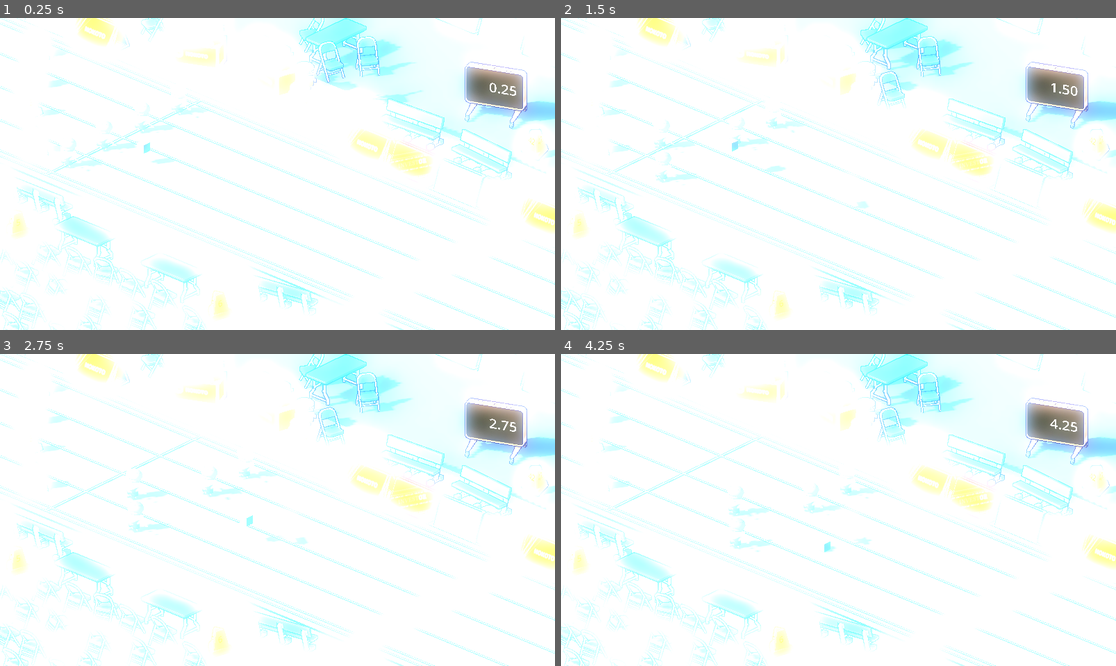
Above: before the commit, frames 1-4 (two rows, left to right).
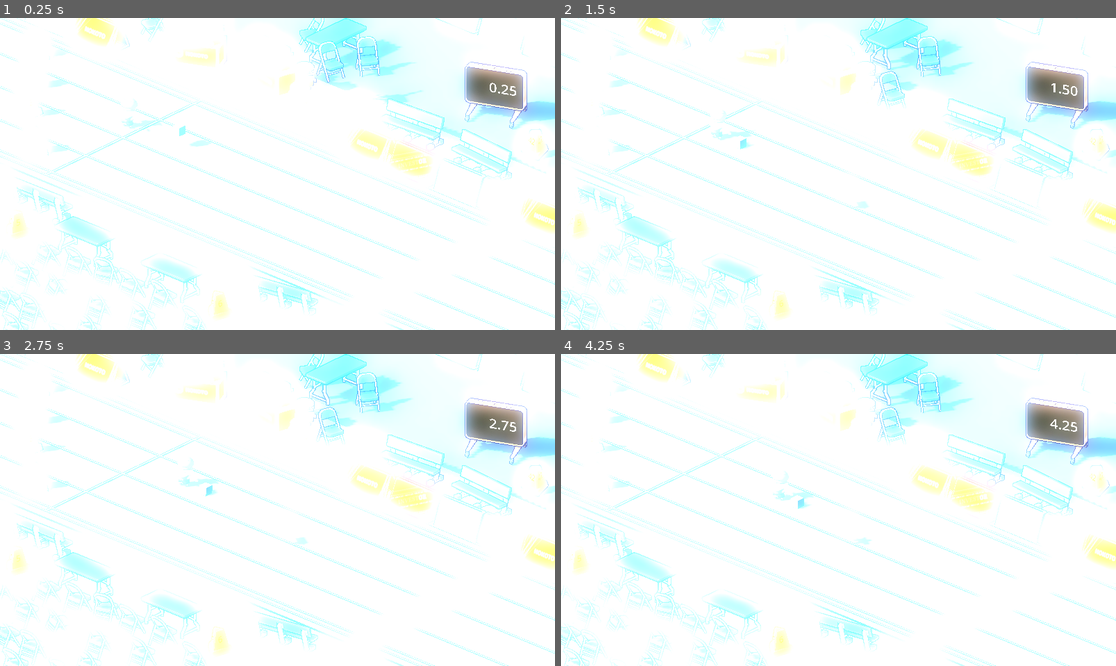
Above: after the commit, the same moments.

Repository: chevvy/sins_of_Father
Game: Godot game, scene res://main.tscn
Two runs of this game, one before a commit and one after it. Both use one fixed random seed, a clock stepped at 60 frames per second and the inputs below.
Inputs:
- Up to frame 1 (0.25 s): no input
- Up to frame 2 (1.5 s): tap Space (interact_4) at 0.6, 1.35 s
- Up to frame 3 (2.75 s): tap Space (interact_4) at 2.1 s
- Up to frame 4 (4.25 s): tap Space (interact_4) at 2.85, 3.6 s

The runs differ from the first frame. In frame 1, 0.7% of the frame differs, in the area x 9-39%, y 22-49%; in frame 2, 0.7%; in frame 3, 0.8%; in frame 4, 0.8%, in the area x 30-57%, y 36-64%.

Commit message:
collision works

Diff:
--- a/Character/Character.gd
+++ b/Character/Character.gd
@@ -1,6 +1,8 @@
 class_name Character extends Node3D
 
+# TODO REMOVE
 @export var path_follow: PathFollow3D
+
 
 func _ready():
 	if path_follow == null:
@@ -8,9 +10,10 @@
 
 func _physics_process(delta):
 	const move_speed = 4
-	path_follow.progress += move_speed * delta
+
+	#path_follow.progress += move_speed * delta
 
 
 func on_hit_by_object():
 	const hit_impact = 10
-	path_follow.progress -= hit_impact
+	#path_follow.progress -= hit_impact
--- a/Character/Character.tscn
+++ b/Character/Character.tscn
@@ -1,10 +1,8 @@
-[gd_scene load_steps=3 format=3 uid="uid://mrjk2br6l14"]
+[gd_scene load_steps=2 format=3 uid="uid://mrjk2br6l14"]
 
 [ext_resource type="PackedScene" uid="uid://bfiutb6kaw6jb" path="res://ImportedAssets/Character/Character_Rig.glb" id="1_gril0"]
-[ext_resource type="Script" path="res://Character/Character.gd" id="2_jpm1q"]
 
 [node name="Character" instance=ExtResource("1_gril0")]
-script = ExtResource("2_jpm1q")
 
 [node name="Skeleton3D" parent="Armature" index="0"]
 bones/16/rotation = Quaternion(0.0247108, 0.00511074, -0.12812, 0.991438)
--- /dev/null
+++ b/Character/CharacterController.gd
@@ -0,0 +1,16 @@
+class_name CharacterController extends RigidBody3D
+
+var speed := 10
+@export var goal_marker: Marker3D
+
+
+
+func _physics_process(delta):
+	if goal_marker == null:
+		return
+
+	# look_at(goal_marker.position)é
+	var move_vec = (goal_marker.position - position).normalized() * 5 * delta
+	print(move_vec)
+
+	move_and_collide(move_vec)
--- /dev/null
+++ b/Character/CharacterWithController.gd
@@ -0,0 +1,27 @@
+extends CharacterBody3D
+
+
+const SPEED = 40
+const PUSH_FORCE = 50
+
+@export var goal_marker: Marker3D
+
+# Get the gravity from the project settings to be synced with RigidBody nodes.
+var gravity = ProjectSettings.get_setting("physics/3d/default_gravity")
+
+
+func _physics_process(delta):
+	# Add the gravity.
+	var move_vec = (goal_marker.position - position).normalized() * 5 * delta
+	velocity.x = move_vec.x * SPEED
+	velocity.z = move_vec.z * SPEED
+
+	move_and_slide()
+	apply_collision()
+
+func apply_collision():
+	# after calling move_and_slide()
+	for i in get_slide_collision_count():
+		var c = get_slide_collision(i)
+		if c.get_collider() is RigidBody3D:
+			c.get_collider().apply_central_impulse(-c.get_normal() * PUSH_FORCE)
--- /dev/null
+++ b/Character/CharacterWithController.tscn
@@ -0,0 +1,19 @@
+[gd_scene load_steps=4 format=3 uid="uid://3fhmyln3sout"]
+
+[ext_resource type="Script" path="res://Character/CharacterWithController.gd" id="1_sauk7"]
+[ext_resource type="PackedScene" uid="uid://mrjk2br6l14" path="res://Character/Character.tscn" id="1_vbs7i"]
+
+[sub_resource type="CapsuleShape3D" id="CapsuleShape3D_gt3j5"]
+radius = 1.895
+height = 3.79
+
+[node name="CharacterBody3D" type="CharacterBody3D"]
+collision_layer = 4
+collision_mask = 2
+script = ExtResource("1_sauk7")
+
+[node name="Character" parent="." instance=ExtResource("1_vbs7i")]
+
+[node name="CollisionShape3D" type="CollisionShape3D" parent="."]
+transform = Transform3D(1, 0, 0, 0, 1, 0, 0, 0, 1, -0.111796, 1.27804, -0.204642)
+shape = SubResource("CapsuleShape3D_gt3j5")
--- /dev/null
+++ b/Character/character_rigid_body_controller.tscn
@@ -0,0 +1,20 @@
+[gd_scene load_steps=4 format=3 uid="uid://buf2dsf7vu1b5"]
+
+[ext_resource type="Script" path="res://Character/CharacterController.gd" id="1_2i6ks"]
+[ext_resource type="PackedScene" uid="uid://mrjk2br6l14" path="res://Character/Character.tscn" id="2_puvb1"]
+
+[sub_resource type="CapsuleShape3D" id="CapsuleShape3D_kbbnq"]
+radius = 1.649
+height = 3.298
+
+[node name="CharacterRigidBodyController" type="RigidBody3D"]
+collision_layer = 4
+collision_mask = 10
+mass = 15.13
+script = ExtResource("1_2i6ks")
+
+[node name="Character" parent="." instance=ExtResource("2_puvb1")]
+
+[node name="CollisionShape3D" type="CollisionShape3D" parent="."]
+transform = Transform3D(1, 0, 0, 0, 1, 0, 0, 0, 1, 0, 1.70523, 0)
+shape = SubResource("CapsuleShape3D_kbbnq")
--- a/main.tscn
+++ b/main.tscn
@@ -14,7 +14,7 @@
 [ext_resource type="PackedScene" uid="uid://fam86exg3dd6" path="res://Environment/Assets/Table.tscn" id="13_8nx56"]
 [ext_resource type="PackedScene" uid="uid://bwcige5i3nkxw" path="res://Environment/Assets/Panel_02.tscn" id="13_8v324"]
 [ext_resource type="PackedScene" uid="uid://cidynks8xeyjy" path="res://Items/possessable.tscn" id="15_sanh1"]
-[ext_resource type="PackedScene" uid="uid://dtqs3a5ooweng" path="res://CharacterWithPath.tscn" id="15_xav1k"]
+[ext_resource type="PackedScene" uid="uid://3fhmyln3sout" path="res://Character/CharacterWithController.tscn" id="15_t51r0"]
 
 [node name="Main" type="Node"]
 
@@ -204,18 +204,15 @@
 [node name="PossessablesTest" type="Node" parent="."]
 
 [node name="Possessable" parent="PossessablesTest" instance=ExtResource("15_sanh1")]
-transform = Transform3D(1, 0, 0, 0, 1, 0, 0, 0, 1, -18.8298, 2.48577, 3.0795)
-
-[node name="CharacterPaths" type="Node3D" parent="."]
-transform = Transform3D(1, 0, 0, 0, 1, 0, 0, 0, 1, 0, 0.546876, 0)
-
-[node name="Char1Path" parent="CharacterPaths" instance=ExtResource("15_xav1k")]
-
-[node name="Char1Path2" parent="CharacterPaths" instance=ExtResource("15_xav1k")]
-transform = Transform3D(1, 0, 0, 0, 1, 0, 0, 0, 1, 0, 0, -0.895657)
-
-[node name="Char1Path3" parent="CharacterPaths" instance=ExtResource("15_xav1k")]
-transform = Transform3D(1, 0, 0, 0, 1, 0, 0, 0, 1, 0, 0, 5.16711)
-
-[node name="Char1Path4" parent="CharacterPaths" instance=ExtResource("15_xav1k")]
-transform = Transform3D(1, 0, 0, 0, 1, 0, 0, 0, 1, 0, 0, 10.893)
+transform = Transform3D(1, 0, 0, 0, 1, 0, 0, 0, 1, -18.8298, 2.48577, -2.67715)
+
+[node name="Runners" type="Node3D" parent="."]
+
+[node name="CharacterRigidWithGoal" type="Node3D" parent="Runners"]
+
+[node name="goal" type="Marker3D" parent="Runners/CharacterRigidWithGoal"]
+transform = Transform3D(1, 0, 0, 0, 1, 0, 0, 0, 1, 25.6123, 0, -3.12761)
+
+[node name="CharacterBody3D" parent="Runners/CharacterRigidWithGoal" node_paths=PackedStringArray("goal_marker") instance=ExtResource("15_t51r0")]
+transform = Transform3D(1, 0, 0, 0, 1, 0, 0, 0, 1, -27.1295, 0, -2.35307)
+goal_marker = NodePath("../goal")
